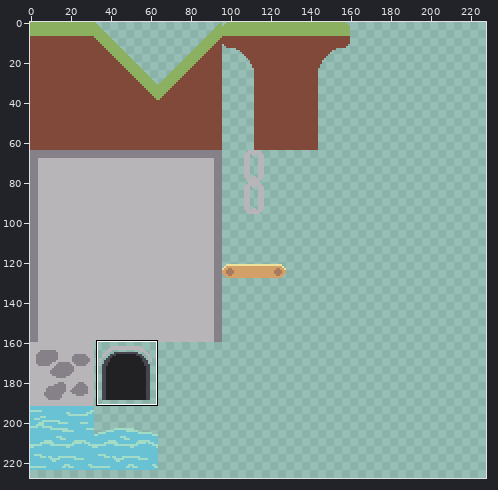
Two states of a pixel-art file, assets/tileset/tileset.ase. Above, an overview of the earlier version with the close-up marked.
Close-up. Before the edit:
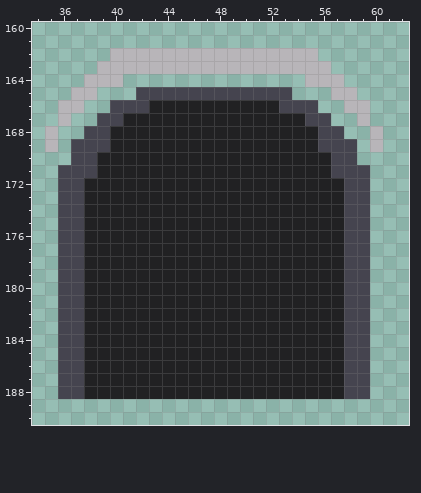
320x320 pixels, 1 frame. Shown: x 34..62, y 160..190. The wide view leaves out empty margins. The commit also changed other parts of the picture, which this record leaves out.
And afterwards:
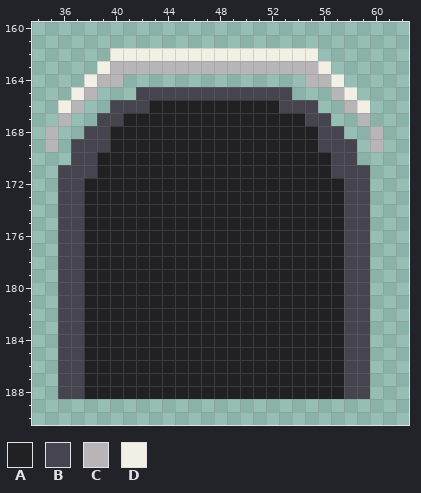
Palette (. is transparent): A #212123  B #45444f  C #b8b5b9  D #f2f0e5
Diff:
Layer "Layer 1":
The edit turns colour C into colour D in row 162 at x 40 to 55; in row 163 at x 39 and 56; in row 164 at x 38 and 57; in row 165 at x 37 and 58; in row 166 at x 36 and 59.
Changed places in both close-ups, as pixel boxes (x1, y1, x2, y2):
changed: (58, 48, 370, 113)
